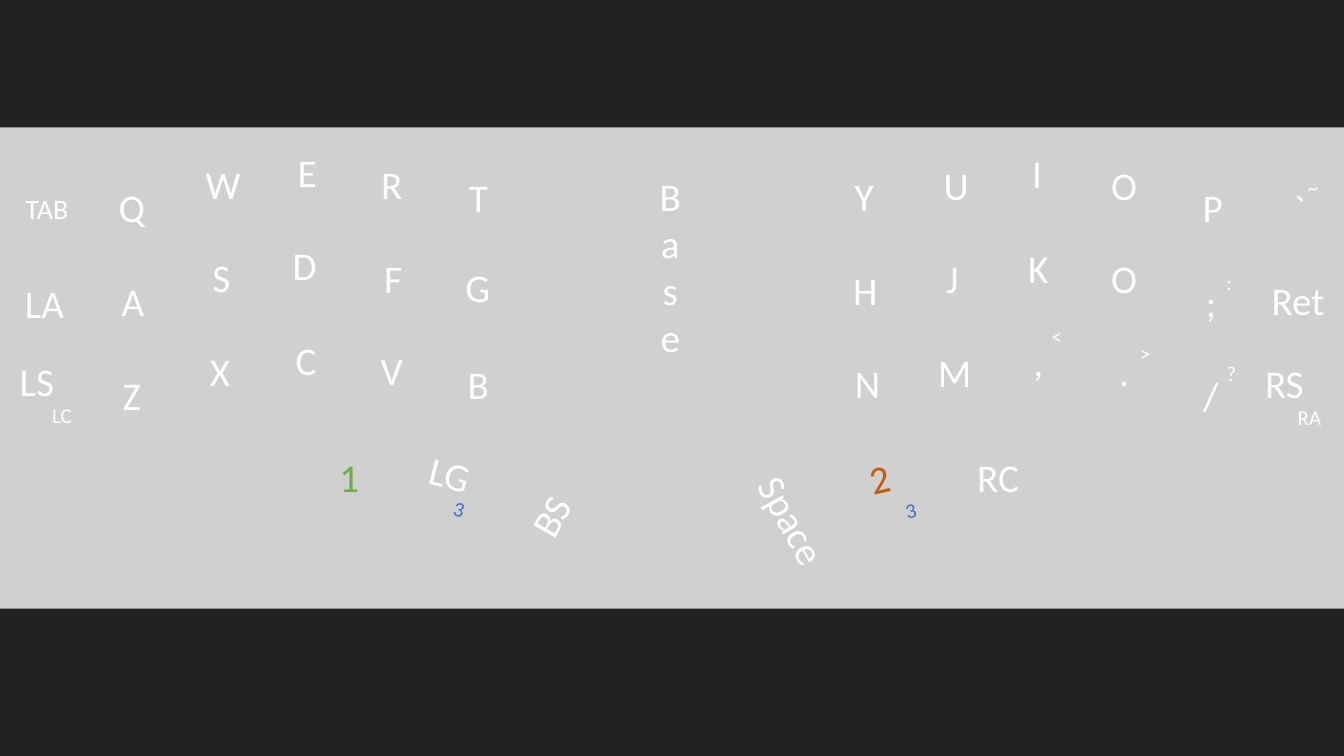
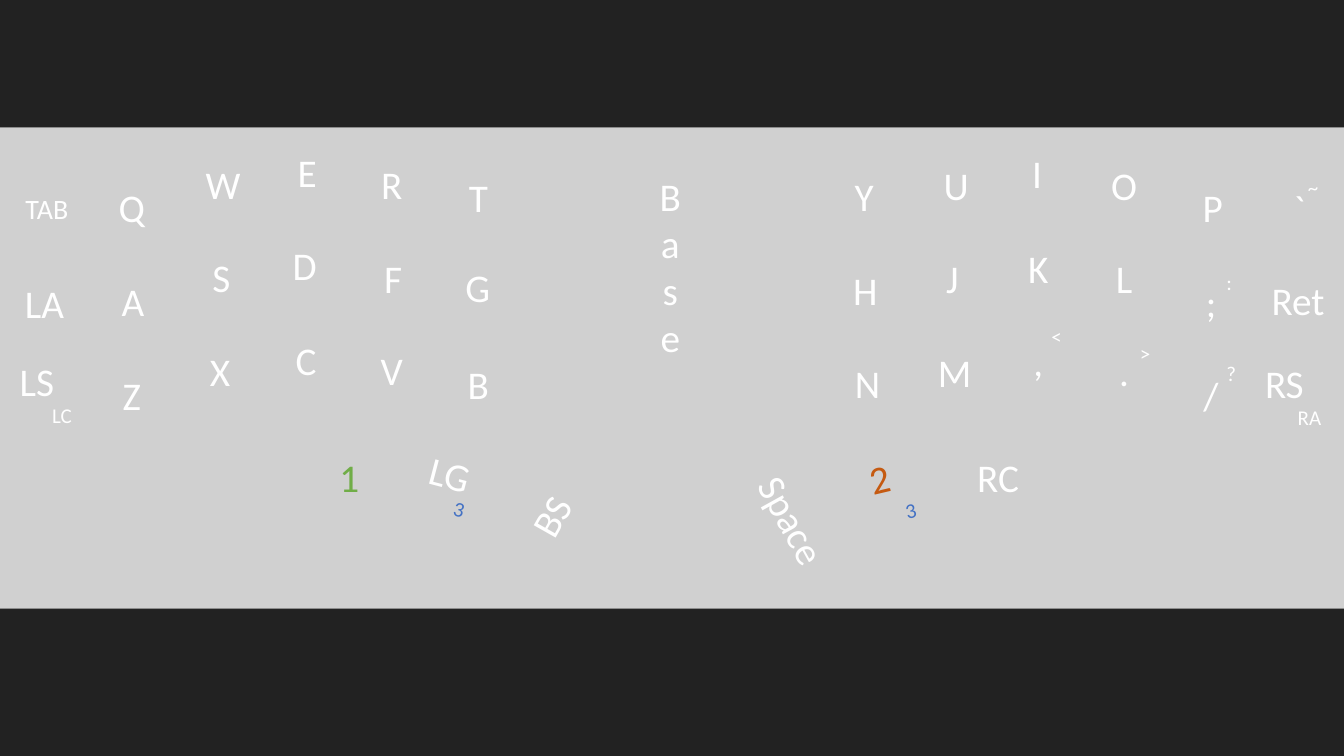
Before and after one commit to KarasVladyslav/ZMK_branch, a slide deck: slide 1 of crkbd layout.pptx. Drawn at 1344x756 pixels with LibreOffice and Linux fonts; fonts in the diff are those of the drawing; grey boxes stand for pictures. Boxes give left, top, right and bottom in pixels: in the first picture for what was removed or moved away, otherwise in the second. Text is boxed around its words. In the diff, an @@ line names an element or a change of style, - is before the commit and + after.

```diff
--- a/crkbd layout.pptx
+++ b/crkbd layout.pptx
@@ text at (1116, 268, 1132, 293): text changed @@
-O
+L
```
Also in this commit, not shown: 1 other file.
